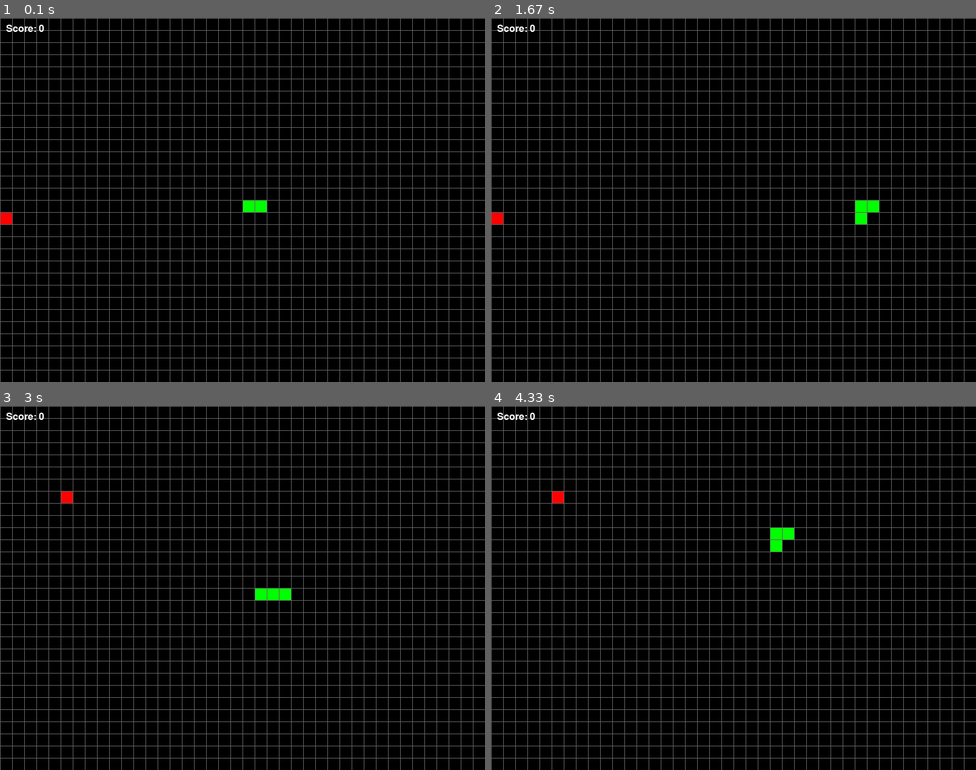
Above: before the commit, frames 1-4 (two rows, left to right).
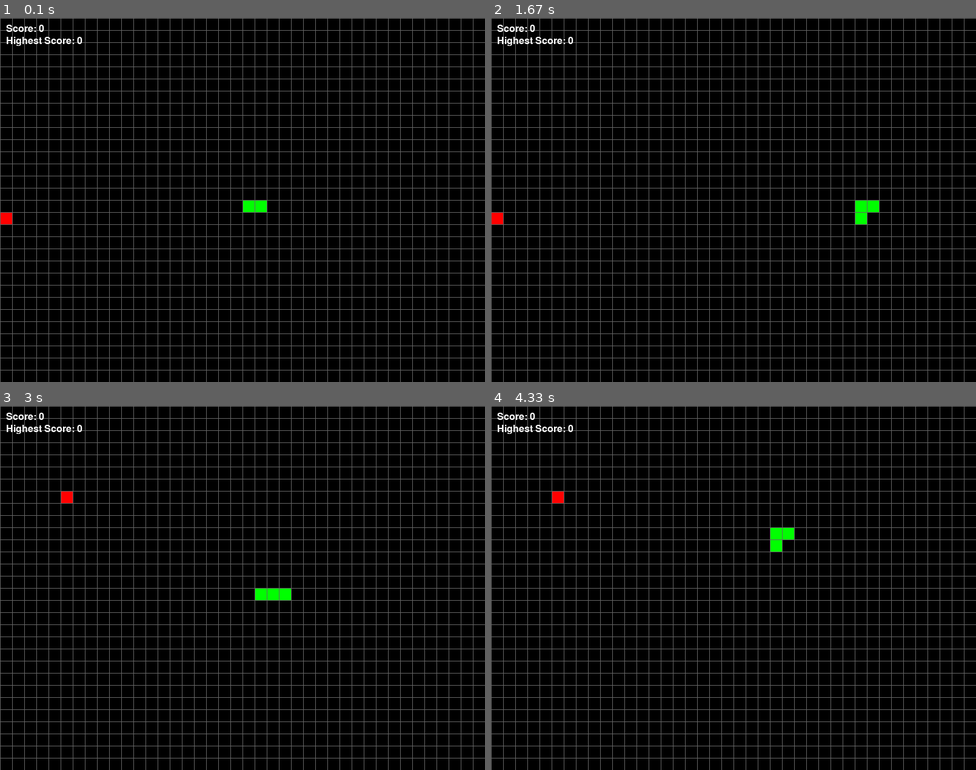
Above: after the commit, the same moments.

Repository: AkemiFF/SnakeGame_PyGame
Game: pygame game, started from main.py
Same seed, same stepped clock (60 frames per second), same inputs: the game is played once before the commit and once after it.
Inputs (mouse positions are in pixels of both pictures, inside the frame that each line leads up to):
- Up to frame 1 (0.1 s): no input
- Up to frame 2 (1.67 s): tap S at 0.33 s; hold Right 0.67-1.13 s; hold Up 1.17-1.47 s; hold Right from 1.5 s (still down)
- Up to frame 3 (3 s): release Right at 1.97 s; hold Left 2-2.53 s; click (242, 631) at 2.7 s; hold Down from 2.97 s (still down)
- Up to frame 4 (4.33 s): move the mouse to (583, 533) at 3 s; release Down at 3.27 s; hold Left 3.3-3.7 s; tap Z at 3.37 s; tap D at 4.13 s

The runs differ from the first frame. In frame 1, 0.2% of the frame differs, in the area x 1-17%, y 5-8%; in frame 2, 0.2%; in frame 3, 0.2%; in frame 4, 0.2%.

Commit message:
affichage score max au démarrage

Diff:
--- a/main.py
+++ b/main.py
@@ -43,6 +43,7 @@
     game_over_handler = GameOver(SCREEN_WIDTH, SCREEN_HEIGHT)
     collision_handler = CollisionHandler()
 
+    highest_score = 0
     running = Running()
     while running.get_status():
 
@@ -62,9 +63,8 @@
             highest_score = score_list.max()
             game_over_handler.show_game_over_screen(
                 screen, score, food, running, highest_score)
-            print(highest_score)
 
-        redraw_screen(screen, snake, food, score)
+        redraw_screen(screen, snake, food, score, highest_score)
 
         clock.tick(FPS)
 
--- a/utilities/utils.py
+++ b/utilities/utils.py
@@ -8,7 +8,7 @@
         pygame.draw.line(surface, (100, 100, 100), (0, y), (screen_width, y))
 
 
-def redraw_screen(surface, snake, food, score):
+def redraw_screen(surface, snake, food, score, highest_score):
     surface.fill((0, 0, 0))
     snake.draw(surface)
     food.draw(surface)
@@ -18,7 +18,13 @@
     score_font = pygame.font.SysFont(None, 24)
     score_text = score_font.render(
         "Score: " + str(score.get_score()), True, (255, 255, 255))
+
+    high_score_font = pygame.font.SysFont(None, 24)
+    high_score_text = score_font.render(
+        "Highest Score: " + str(highest_score), True, (255, 255, 255))
+
     surface.blit(score_text, (10, 10))
+    surface.blit(high_score_text, (10, 30))
 
     pygame.display.update()
 
